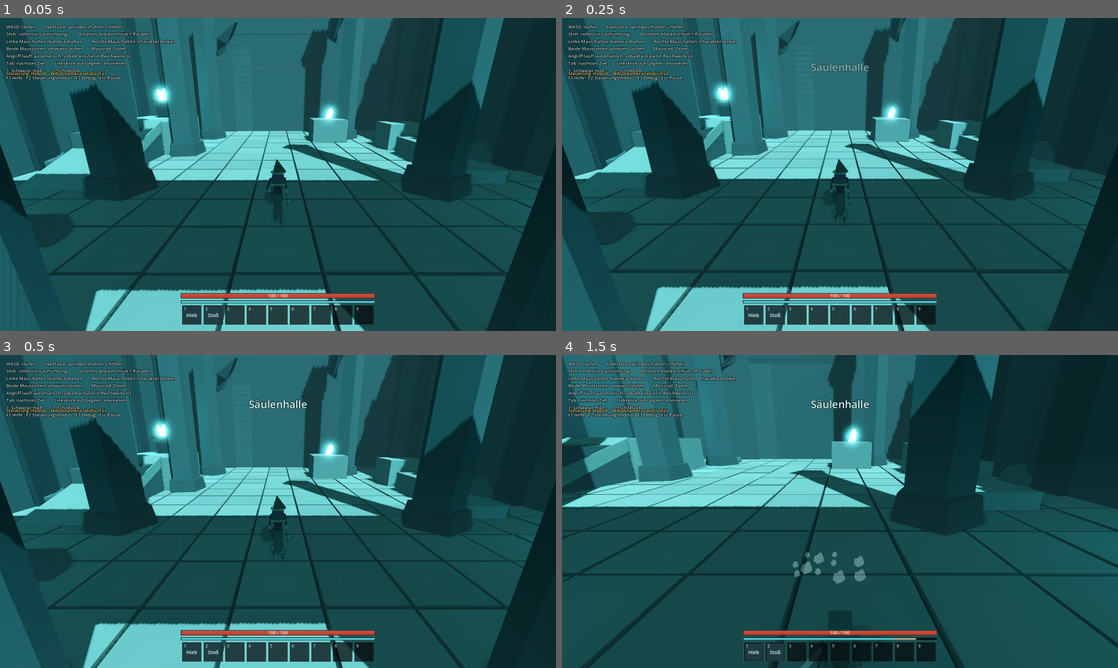
Above: before the commit, frames 1-4 (two rows, left to right).
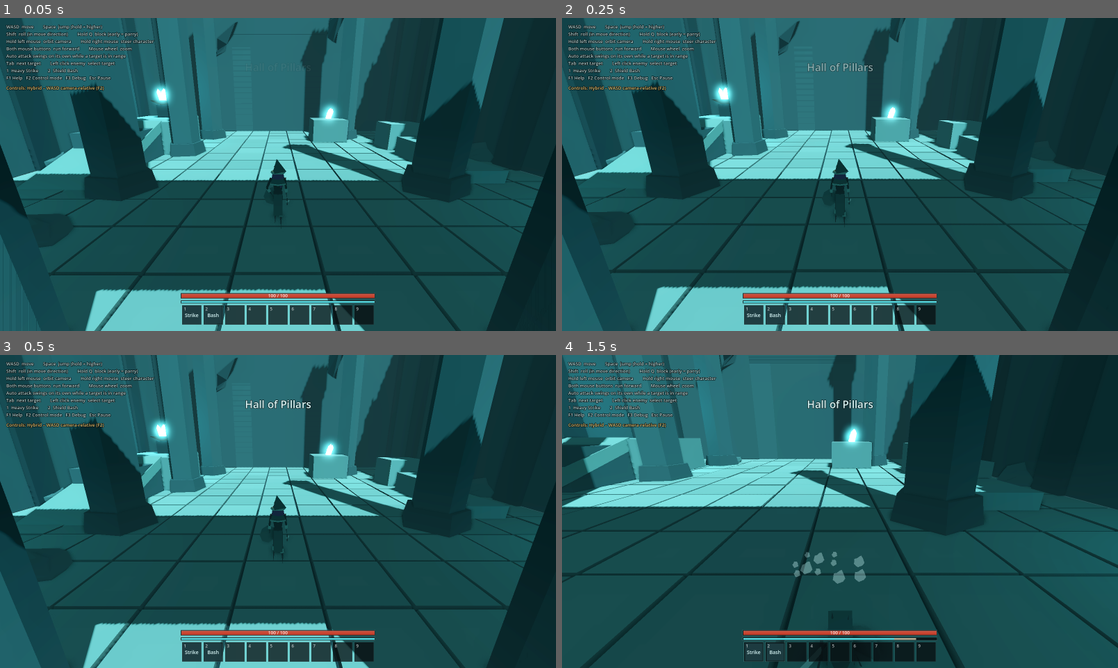
Above: after the commit, the same moments.

Repository: nasisfunky/underground_roguelite
Game: Godot game, scene res://scenes/main.tscn
Two runs of this game, one before a commit and one after it. Both use one fixed random seed, a clock stepped at 60 frames per second and the inputs below.
Inputs (mouse positions are in pixels of both pictures, inside the frame that each line leads up to):
- Up to frame 1 (0.05 s): no input
- Up to frame 2 (0.25 s): no input
- Up to frame 3 (0.5 s): no input
- Up to frame 4 (1.5 s): move the mouse to (962, 495) at 0.52 s; hold D (move_right) 0.53-1.28 s; hold Q (block) 0.53-1.28 s; click (962, 495) at 0.67 s; tap Space (jump) at 0.77, 1.07 s; tap Shift (roll) at 0.8, 1.35 s; move the mouse to (728, 527) at 1.27 s; hold S (move_back) from 1.28 s (still down); click (728, 527) at 1.42 s

The runs differ from the first frame. In frame 1, 1.8% of the frame differs, in the area x 1-40%, y 2-96%; in frame 2, 2.0%; in frame 3, 2.0%; in frame 4, 2.1%, in the area x 1-56%, y 2-96%.

Commit message:
Alle Spieltexte auf Englisch
Co-Authored-By: Claude Opus 5.5 <noreply@anthropic.com>
Claude-Session: https://claude.ai/code/session_01EEAugrUmbZaT6hiFqGYoqn

Diff:
--- a/scripts/abilities/ability.gd
+++ b/scripts/abilities/ability.gd
@@ -3,7 +3,7 @@
 ## Basis für Fähigkeiten auf der Aktionsleiste (Tasten 1-9).
 ## Eine Fähigkeit übernimmt für ihre Dauer den Charakter und ersetzt den Auto-Angriff.
 
-var display_name := "Fähigkeit"
+var display_name := "Ability"
 var short_name := "?"  ## Kürzel für die Aktionsleiste
 var cooldown := 5.0
 var cooldown_left := 0.0
--- a/scripts/abilities/heavy_strike.gd
+++ b/scripts/abilities/heavy_strike.gd
@@ -7,8 +7,8 @@
 
 
 func _init() -> void:
-	display_name = "Schwerer Hieb"
-	short_name = "Hieb"
+	display_name = "Heavy Strike"
+	short_name = "Strike"
 	cooldown = 5.0
 	stamina_cost = 20.0
 	duration = 0.85
--- a/scripts/abilities/shield_bash.gd
+++ b/scripts/abilities/shield_bash.gd
@@ -7,8 +7,8 @@
 
 
 func _init() -> void:
-	display_name = "Schildstoß"
-	short_name = "Stoß"
+	display_name = "Shield Bash"
+	short_name = "Bash"
 	cooldown = 7.0
 	stamina_cost = 15.0
 	duration = 0.5
--- a/scripts/enemies/enemy.gd
+++ b/scripts/enemies/enemy.gd
@@ -5,7 +5,7 @@
 signal died(enemy: Enemy)
 signal health_changed(current: float, maximum: float)
 
-@export var display_name := "Gegner"
+@export var display_name := "Enemy"
 @export var max_health := 60.0
 @export var max_poise := 20.0
 @export var target_height := 2.1  ## Höhe für Zielmarker
--- a/scripts/enemies/husk.gd
+++ b/scripts/enemies/husk.gd
@@ -30,7 +30,7 @@
 
 
 func _ready() -> void:
-	display_name = "Hohlwandler"
+	display_name = "Hollow Shade"
 	max_health = 70.0
 	max_poise = 22.0
 	target_height = 2.25
@@ -216,7 +216,7 @@
 
 func on_parried(_by: Node3D) -> void:
 	_stagger(1.4)
-	FX.number(self, target_point(), "Taumelt", Color(0.6, 0.95, 1.0))
+	FX.number(self, target_point(), "Staggered", Color(0.6, 0.95, 1.0))
 
 
 func _on_death() -> void:
--- a/scripts/enemies/training_dummy.gd
+++ b/scripts/enemies/training_dummy.gd
@@ -11,7 +11,7 @@
 
 
 func _ready() -> void:
-	display_name = "Trainingspuppe"
+	display_name = "Training Dummy"
 	max_health = 500.0
 	target_height = 2.2
 	radius = 0.4
--- a/scripts/level/test_level.gd
+++ b/scripts/level/test_level.gd
@@ -84,7 +84,7 @@
 
 func _build_room_hall() -> void:
 	var c := Vector3(0, 0, 0)
-	_room_shell(c, Vector2(26, 26), [Vector2(0, 6)], [], "Säulenhalle")
+	_room_shell(c, Vector2(26, 26), [Vector2(0, 6)], [], "Hall of Pillars")
 	# Monumentale Säulen
 	for z in [6.0, -1.0, -8.0]:
 		for x in [-6.5, 6.5]:
@@ -114,7 +114,7 @@
 
 func _build_room_training() -> void:
 	var c := Vector3(0, 0, -34)
-	_room_shell(c, Vector2(26, 24), [Vector2(0, 6)], [Vector2(0, 6)], "Übungshof")
+	_room_shell(c, Vector2(26, 24), [Vector2(0, 6)], [Vector2(0, 6)], "Training Yard")
 	for x in [-4.5, 0.0, 4.5]:
 		var d := TrainingDummy.new()
 		d.position = Vector3(x, 0.05, -34.0 - (1.5 if x == 0.0 else 0.0))
@@ -145,7 +145,7 @@
 func _build_room_pyramid() -> void:
 	var y := -3.0
 	var c := Vector3(0, y, -76)
-	_room_shell(c, Vector2(34, 34), [], [Vector2(0, 6)], "Pyramidenkammer")
+	_room_shell(c, Vector2(34, 34), [], [Vector2(0, 6)], "Pyramid Chamber")
 	# Stufenpyramide (warmer Ocker-Kontrast)
 	var pc := Vector3(0, y, -88)
 	var tiers := [[14.0, 1.6], [11.0, 1.5], [8.0, 1.4], [5.2, 1.3], [2.6, 1.2]]
--- a/scripts/player/player.gd
+++ b/scripts/player/player.gd
@@ -622,7 +622,7 @@
 	if state == State.DEAD:
 		return DamageInfo.Result.IGNORED
 	if is_invulnerable():
-		FX.number(self, global_position + Vector3.UP * 2.0, "Ausgewichen", Color(0.6, 0.9, 1.0))
+		FX.number(self, global_position + Vector3.UP * 2.0, "Dodged", Color(0.6, 0.9, 1.0))
 		return DamageInfo.Result.DODGED
 	var from_dir := Vector3.ZERO
 	if info.source:
@@ -638,7 +638,7 @@
 				cam.add_trauma(0.35)
 			FX.sparks(self, global_position + Vector3.UP * 1.3 + from_dir * 0.5, Color(1.0, 0.95, 0.6), 14, 1.5)
 			FX.ring(self, global_position, LowPoly.CYAN, 2.5, 0.35)
-			FX.number(self, global_position + Vector3.UP * 2.2, "Parade!", Color(1.0, 0.9, 0.4), true)
+			FX.number(self, global_position + Vector3.UP * 2.2, "Parry!", Color(1.0, 0.9, 0.4), true)
 			if info.source and info.source.has_method("on_parried"):
 				info.source.on_parried(self)
 			return DamageInfo.Result.PARRIED
@@ -655,7 +655,7 @@
 		# Deckung gebrochen
 		_spend_stamina(stamina)
 		info.amount *= 0.5
-		FX.number(self, global_position + Vector3.UP * 2.2, "Deckung gebrochen", Color(1.0, 0.5, 0.3))
+		FX.number(self, global_position + Vector3.UP * 2.2, "Guard Broken", Color(1.0, 0.5, 0.3))
 		_take_damage(info, from_dir, 0.8)
 		return DamageInfo.Result.GUARD_BREAK
 	_take_damage(info, from_dir, 0.38)
--- a/scripts/ui/hud.gd
+++ b/scripts/ui/hud.gd
@@ -72,17 +72,17 @@
 	# --- Hilfe oben links ---
 	_help = _label(13, Color(0.8, 0.92, 0.92, 0.9))
 	_help.position = Vector2(18, 16)
-	_help.text = """WASD  laufen        Leertaste  springen (halten = höher)
-Shift  rollen (in Laufrichtung)        Q halten  blocken (früh = Parade)
-Linke Maus halten  Kamera drehen        Rechte Maus halten  Charakter lenken
-Beide Maustasten  vorwärts laufen        Mausrad  Zoom
-Angriff läuft automatisch, sobald ein Ziel in Reichweite ist
-Tab  nächstes Ziel        Linksklick auf Gegner  anvisieren
-1  Schwerer Hieb        2  Schildstoß
-F1 Hilfe   F2 Steuerungsmodus   F3 Debug   Esc Pause"""
+	_help.text = """WASD  move        Space  jump (hold = higher)
+Shift  roll (in move direction)        Hold Q  block (early = parry)
+Hold left mouse  orbit camera        Hold right mouse  steer character
+Both mouse buttons  run forward        Mouse wheel  zoom
+Auto attack swings on its own while a target is in range
+Tab  next target        Left click enemy  select target
+1  Heavy Strike        2  Shield Bash
+F1 Help   F2 Control mode   F3 Debug   Esc Pause"""
 	root.add_child(_help)
 	_mode = _label(13, Color(1.0, 0.85, 0.5, 0.9))
-	_mode.position = Vector2(18, 150)
+	_mode.position = Vector2(18, 192)
 	root.add_child(_mode)
 
 	# --- Raumtitel ---
@@ -156,12 +156,12 @@
 	title.horizontal_alignment = HORIZONTAL_ALIGNMENT_CENTER
 	box.add_child(title)
 	var resume := Button.new()
-	resume.text = "Weiter"
+	resume.text = "Resume"
 	resume.custom_minimum_size = Vector2(220, 40)
 	resume.pressed.connect(_toggle_pause)
 	box.add_child(resume)
 	var quit := Button.new()
-	quit.text = "Beenden"
+	quit.text = "Quit"
 	quit.pressed.connect(func(): get_tree().quit())
 	box.add_child(quit)
 
@@ -211,7 +211,7 @@
 func _process(_delta: float) -> void:
 	if not player:
 		return
-	_mode.text = "Steuerung: %s (F2)" % ("Klassisch – A/D drehen" if Game.classic_turning else "Hybrid – WASD kamera-relativ")
+	_mode.text = "Controls: %s (F2)" % ("Classic – A/D turn" if Game.classic_turning else "Hybrid – WASD camera-relative")
 	for i in 9:
 		var a: Ability = player.abilities[i]
 		var s := _slots[i]
@@ -221,4 +221,4 @@
 			s.cooldown_left = a.cooldown_left
 			s.cooldown_frac = a.cooldown_left / a.cooldown if a.cooldown > 0.0 else 0.0
 	if _debug.visible:
-		_debug.text = "FPS %d\nZustand %s\nLicht %.2f\nTempo %.1f m/s" % [Engine.get_frames_per_second(), Player.State.keys()[player.state], Game.light_level_at(player.global_position + Vector3.UP), player.get_horizontal_speed()]
+		_debug.text = "FPS %d\nState %s\nLight %.2f\nSpeed %.1f m/s" % [Engine.get_frames_per_second(), Player.State.keys()[player.state], Game.light_level_at(player.global_position + Vector3.UP), player.get_horizontal_speed()]
